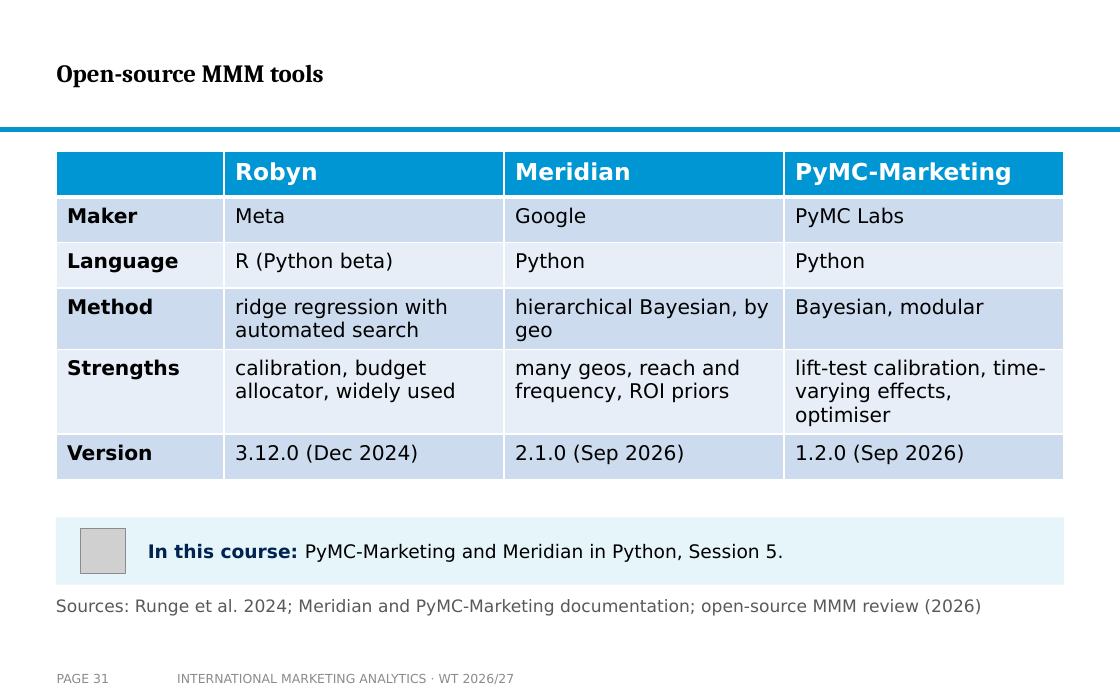
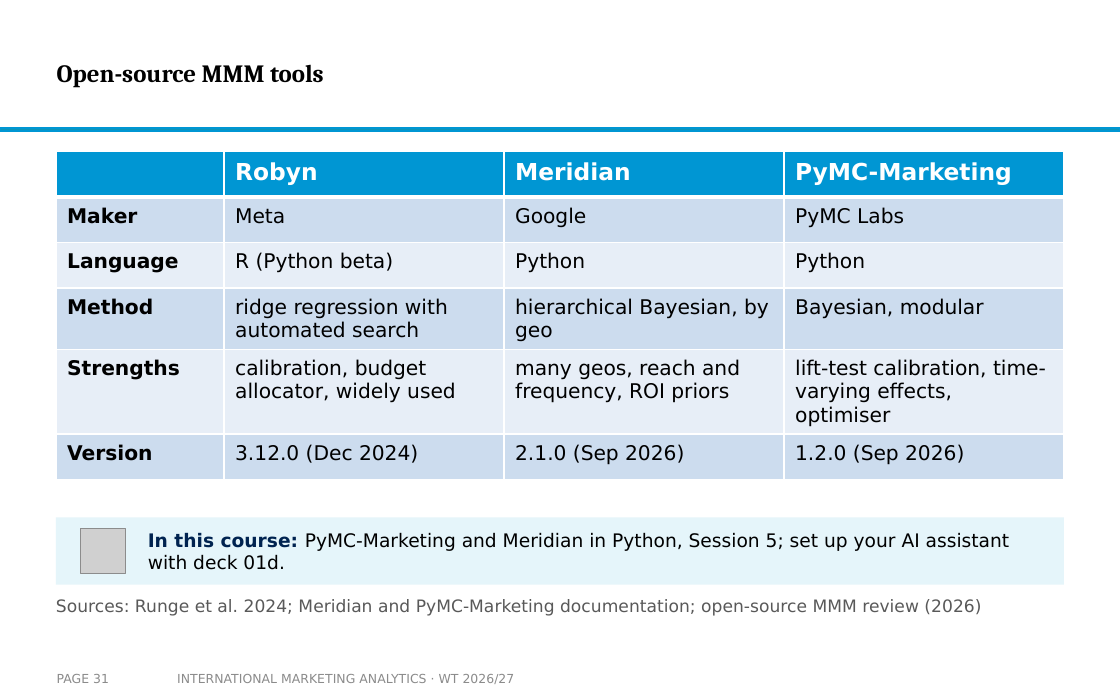
Before and after one commit to arnefloh-wu/international-marketing-analytics-teaching, a slide deck: slide 31 of slides/02a_intro-to-mmm_WT26-27.pptx. Drawn at 1120x700 pixels with LibreOffice and Linux fonts; fonts in the diff are those of the drawing; grey boxes stand for pictures; background and template pictures are left out. Boxes give left, top, right and bottom in pixels: in the first picture for what was removed or moved away, otherwise in the second. Text is boxed around its words. In the diff, an @@ line names an element or a change of style, - is before the commit and + after.

```diff
--- a/slides/02a_intro-to-mmm_WT26-27.pptx
+++ b/slides/02a_intro-to-mmm_WT26-27.pptx
@@ text at (148,532,1010,570): text changed @@
-In this course: PyMC-Marketing and Meridian in Python, Session 5.
+In this course: PyMC-Marketing and Meridian in Python, Session 5; set up your AI assistant with deck 01d.
```
Also in this commit, not shown: 2 other slides changed, 1 slide added, 1 other file.
